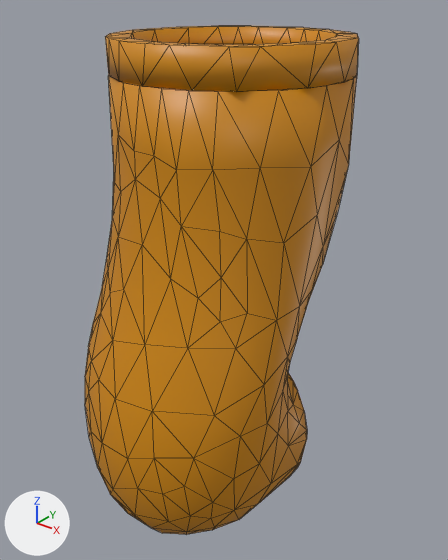
One commit to the COLLADA model resources/urdf/lwr/link2.dae: the scene before it, then after it.
The view is the same before and after, from a 50 mm camera at (0.196, -0.253, 0.232) aimed at (-0.005, -0.003, 0.077). Lighting does not change. The marker at lower left points along +X, +Y and +Z. Mesh edges are drawn as thin lines. Where no turn or scale is listed for an object, it has been applied to the vertices.

In view in the first picture: 'kuka_2'.
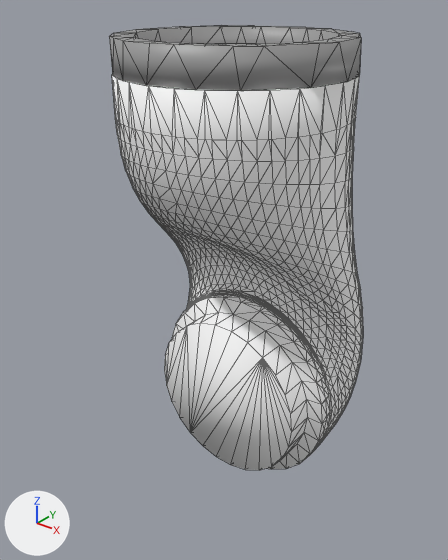
Boxes (x1, y1, x2, y2) around the edits, measured in the pictures (448 x 560 px):
'kuka_2', reshaped, moved (8% narrower, 87% shorter): before (85, 26, 359, 535); after (109, 25, 361, 91)
'link_2', added: after (112, 75, 363, 470)
part 1 of me_kuka2, deleted: before (85, 75, 357, 535)
part 2 of me_kuka2, recoloured: before (105, 26, 359, 92); after (109, 25, 361, 91)

The change in detail:
Material 'KukaDarkMat_005' (mat_kukadarkmat_005) is new.
Its base color is (0.336, 0.336, 0.336) (grey #9d9d9d).
Its roughness is 0.44.
Material 'White' (mat_white) is new.
Its base color is (1.0, 1.0, 1.0) (white #ffffff).
Its roughness is 0.59.
me_kuka2 is used by ob_kuka_2; location (0.0, 0.0, 0.0).
me_kuka2 had 347 vertices, 681 faces and spanned x -0.061..0.061, y -0.096..0.059, z -0.06..0.209.
me_kuka2 now has 73 vertices, 146 faces and spans x -0.059..0.06, y -0.062..0.058, z 0.191..0.209.
me_kuka2 part 1: the loose piece of 274 vertices spanning x -0.061..0.061, y -0.096..0.059, z -0.06..0.192 is deleted.
me_kuka2 part 2: 146 faces spanning x -0.059..0.06, y -0.062..0.058, z 0.191..0.209 switch from mat_kukaorangemat (orange #d18900) to mat_kukadarkmat_005 (grey #9d9d9d).
Mesh me_link_2_001 is new.
It has 1569 vertices, 3134 faces and spans x -0.06..0.06, y -0.06..0.094, z -0.06..0.191.
It uses material mat_white (white #ffffff).
Object 'kuka_2' (ob_kuka_2) moves from (0.0, 0.0, 0.0) to (0.0, 0.0025, 0.0).
Object 'link_2' (ob_link_2) is new; it shows me_link_2_001.
Its location is (0.0, 0.0, 0.0).
